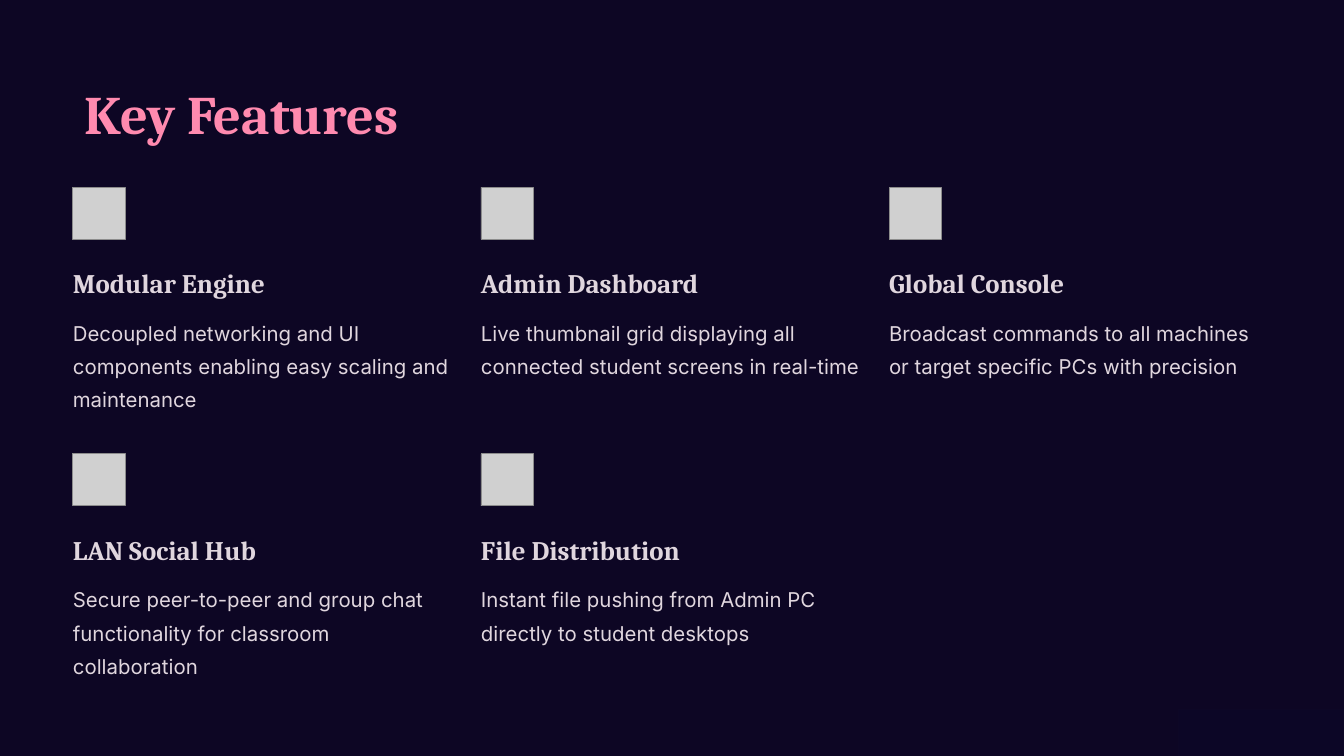
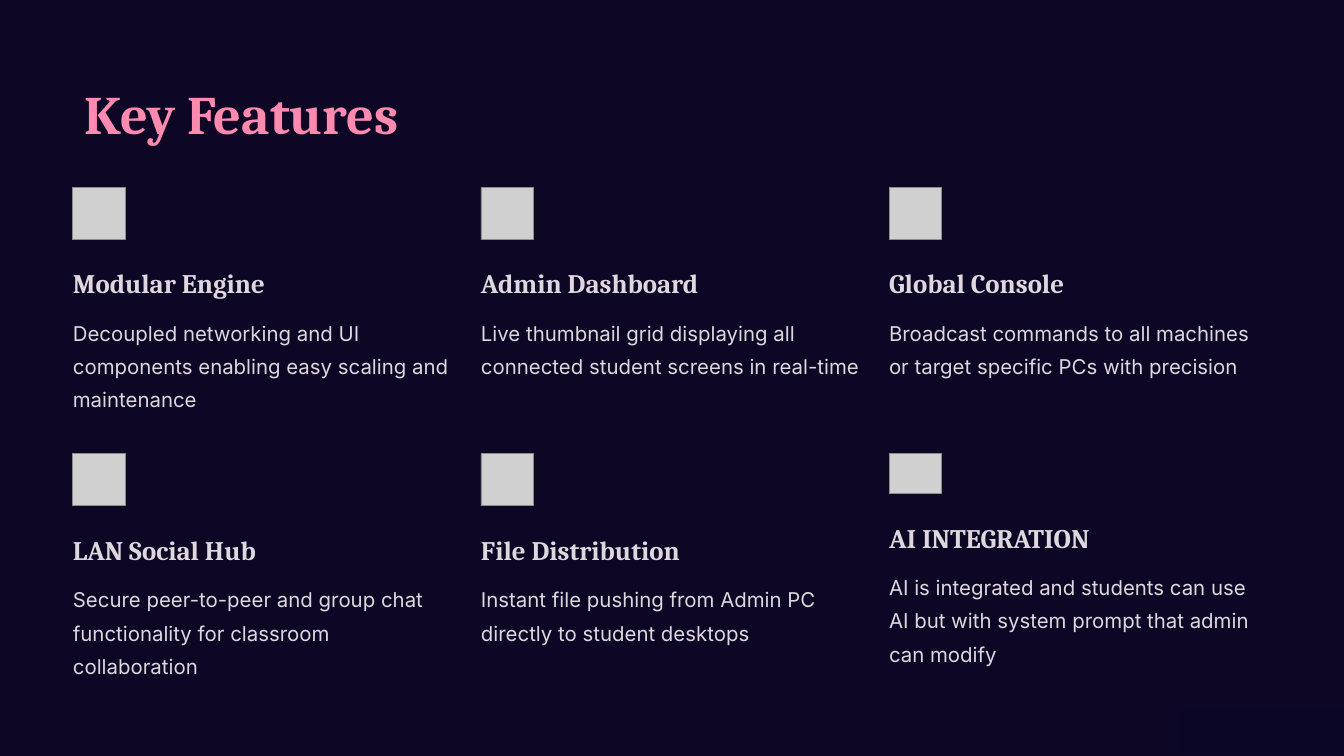
Before and after one commit to shreerajg/MEOW, a slide deck: slide 7 of The-Ghost-Of-Lab (2).pptx. Drawn at 1344x756 pixels with LibreOffice and Linux fonts; fonts in the diff are those of the drawing; grey boxes stand for pictures; background and template pictures are left out; a plain dark background stands for a picture behind light text. Boxes give left, top, right and bottom in pixels: in the first picture for what was removed or moved away, otherwise in the second. Text is boxed around its words. In the diff, an @@ line names an element or a change of style, - is before the commit and + after.

```diff
--- a/The-Ghost-Of-Lab (2).pptx
+++ b/The-Ghost-Of-Lab (2).pptx
@@ picture added at (x1=889, y1=454, x2=941, y2=494) @@
@@ text added at (x1=889, y1=530, x2=1089, y2=549), 23 pt, text #E0D6DE, bold @@
+AI INTEGRATION
@@ text added at (x1=889, y1=579, x2=1249, y2=667), 17.5 pt, text #E0D6DE @@
+AI is integrated and students can use AI but with system prompt that admin can modify
```
Also in this commit, not shown: 1 other slide changed, 2 other files.
